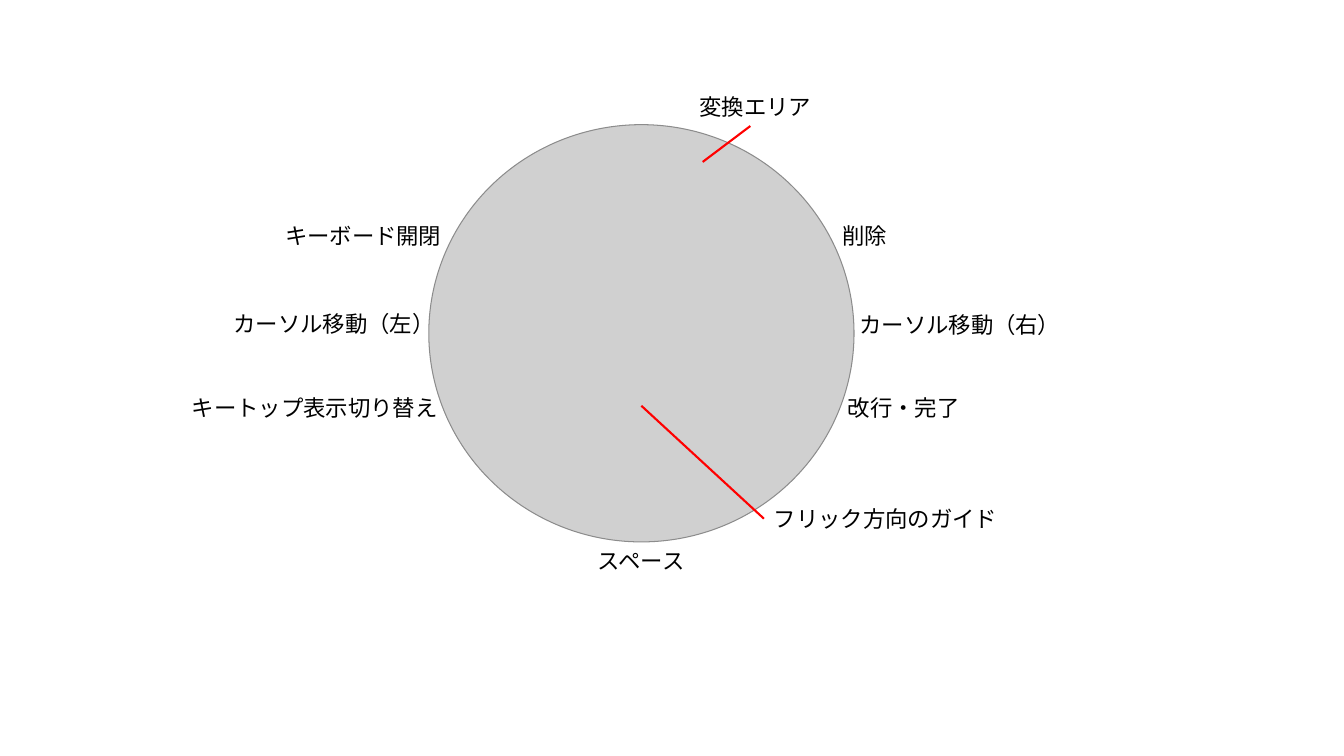
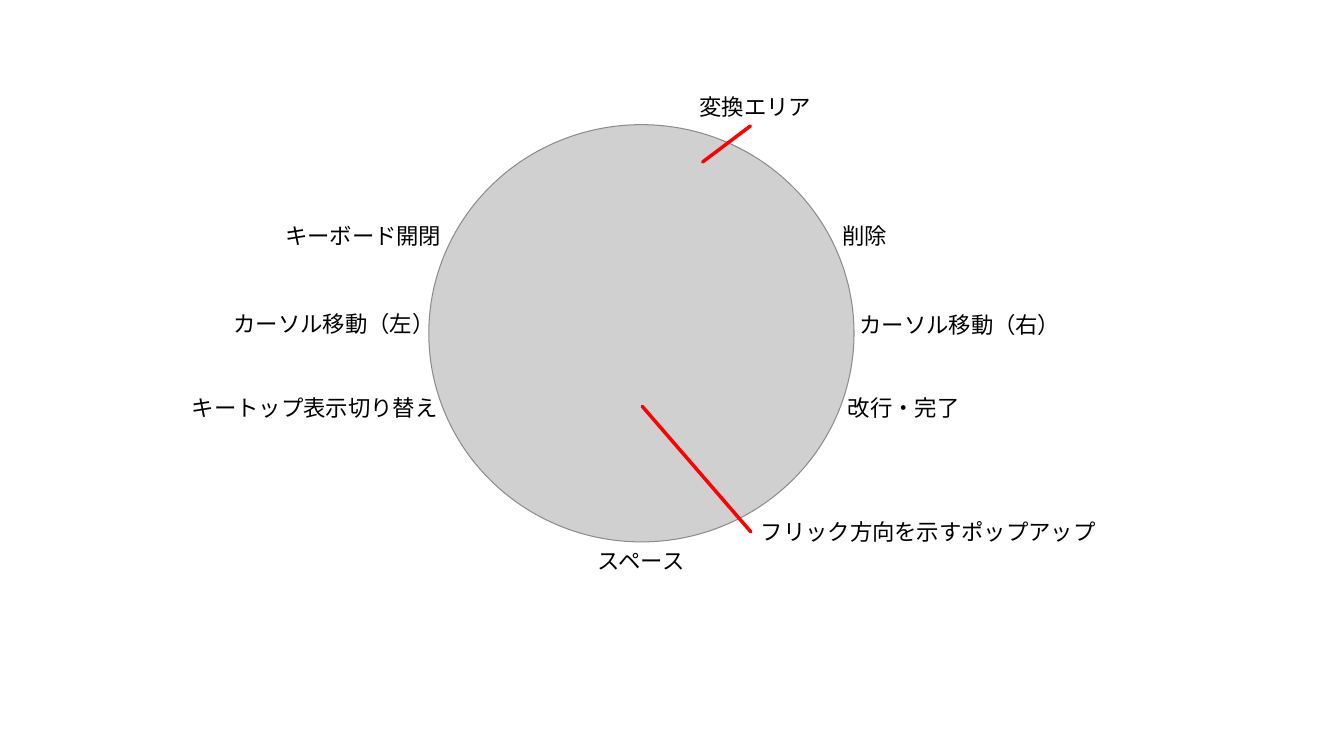
Before and after one commit to pvcresin/hci, a slide deck: slide 8 of 図とグラフ.pptx (slide 7 before the commit). Drawn at 1344x756 pixels with LibreOffice and Linux fonts; fonts in the diff are those of the drawing; grey boxes stand for pictures. Boxes give left, top, right and bottom in pixels: in the first picture for what was removed or moved away, otherwise in the second. Text is boxed around its words. In the diff, an @@ line names an element or a change of style, - is before the commit and + after.

```diff
--- a/図とグラフ.pptx
+++ b/図とグラフ.pptx
@@ line moved from (641, 406) - (764, 519) to (642, 406) - (751, 532) @@
@@ line (642, 406) - (751, 532): stroke #FF0000 1.5 pt to #FF0000 2.5 pt @@
@@ text at (761, 521, 1096, 542): text changed @@
-フリック方向のガイド
+フリック方向を示すポップアップ
```
Also in this commit, not shown: 3 other slides changed, 1 slide added, 6 other files.
